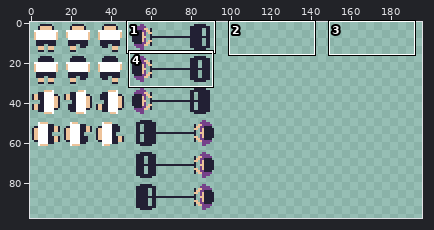
Sprite sheet: game1/resources/spritesheet1.png. Above, an overview of the earlier version with the close-up marked.
Close-up. As it was:
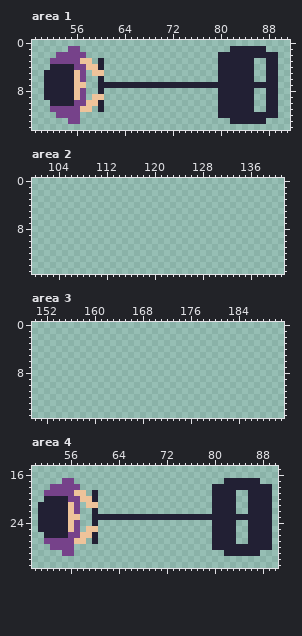
The file is 600x312 pixels. Shown: area 1: x 49..91, y 0..14; area 2: x 100..141, y 0..15; area 3: x 150..191, y 0..15; area 4: x 50..90, y 15..31. The wide view leaves out empty margins. The commit also changed other parts of the picture, which this record leaves out.
Once edited:
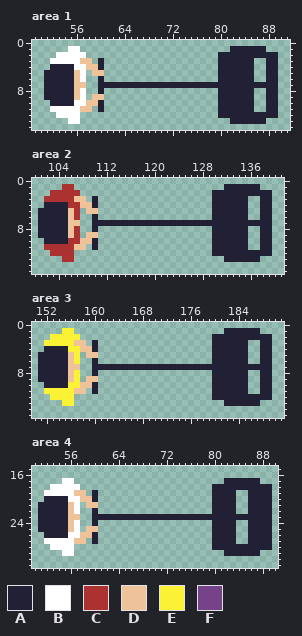
Palette (. is transparent): A #222034  B #ffffff  C #ac3232  D #eec39a  E #fbf236  F #76428a
The edit:
--- area 1
@@ x 50..59 @@
  0 ..........
- 1 .....FF...
- 2 ...FFFFF..
- 3 ..FFFFFDD.
- 4 ..AAAAFFDD
- 5 .AAAAADF.D
- 6 .AAAAADF..
+ 1 .....BB...
+ 2 ...BBBBB..
+ 3 ..BBBBBDD.
+ 4 ..AAAABBDD
+ 5 .AAAAADB.D
+ 6 .AAAAADB..
  7 .AAAAADD..
- 8 .AAAAADF..
- 9 .AAAAADF.D
-10 ..AAAAFFDD
-11 ..FFFFFDD.
-12 ...FFFF...
-13 .....FF...
+ 8 .AAAAADB..
+ 9 .AAAAADB.D
+10 ..AAAABBDD
+11 ..BBBBBDD.
+12 ...BBBB...
+13 .....BB...
 14 ..........
--- area 2
@@ x 100..141 @@
  0 ..........................................
- 1 ..........................................
- 2 ..........................................
- 3 ..........................................
- 4 ..........................................
- 5 ..........................................
- 6 ..........................................
- 7 ..........................................
- 8 ..........................................
- 9 ..........................................
-10 ..........................................
-11 ..........................................
-12 ..........................................
-13 ..........................................
+ 1 .....CC.........................AAAAAA....
+ 2 ...CCCCC......................AAAAAAAAAA..
+ 3 ..CCCCCDD.A...................AAAAAA..AA..
+ 4 ..AAAACCDDA...................AAAAAA..AA..
+ 5 .AAAAADC.DD...................AAAAAA..AA..
+ 6 .AAAAADC..A...................AAAAAA..AA..
+ 7 .AAAAADD..AAAAAAAAAAAAAAAAAAAAAAAAAAAAAA..
+ 8 .AAAAADC..A...................AAAAAA..AA..
+ 9 .AAAAADC.DD...................AAAAAA..AA..
+10 ..AAAACCDDA...................AAAAAA..AA..
+11 ..CCCCCDD.A...................AAAAAA..AA..
+12 ...CCCC.......................AAAAAAAAAA..
+13 .....CC.........................AAAAAA....
 14 ..........................................
--- area 3
@@ x 150..191 @@
  0 ..........................................
- 1 ..........................................
- 2 ..........................................
- 3 ..........................................
- 4 ..........................................
- 5 ..........................................
- 6 ..........................................
- 7 ..........................................
- 8 ..........................................
- 9 ..........................................
-10 ..........................................
-11 ..........................................
-12 ..........................................
-13 ..........................................
+ 1 .....EE.........................AAAAAA....
+ 2 ...EEEEE......................AAAAAAAAAA..
+ 3 ..EEEEEDD.A...................AAAAAA..AA..
+ 4 ..AAAAEEDDA...................AAAAAA..AA..
+ 5 .AAAAADE.DD...................AAAAAA..AA..
+ 6 .AAAAADE..A...................AAAAAA..AA..
+ 7 .AAAAADD..AAAAAAAAAAAAAAAAAAAAAAAAAAAAAA..
+ 8 .AAAAADE..A...................AAAAAA..AA..
+ 9 .AAAAADE.DD...................AAAAAA..AA..
+10 ..AAAAEEDDA...................AAAAAA..AA..
+11 ..EEEEEDD.A...................AAAAAA..AA..
+12 ...EEEE.......................AAAAAAAAAA..
+13 .....EE.........................AAAAAA....
 14 ..........................................
--- area 4
@@ x 50..59 @@
 16 ..........
-17 .....FF...
-18 ...FFFFF..
-19 ..FFFFFDD.
-20 ..AAAAFFDD
-21 .AAAAADF.D
-22 .AAAAADF..
+17 .....BB...
+18 ...BBBBB..
+19 ..BBBBBDD.
+20 ..AAAABBDD
+21 .AAAAADB.D
+22 .AAAAADB..
 23 .AAAAADD..
-24 .AAAAADF..
-25 .AAAAADF.D
-26 ..AAAAFFDD
-27 ..FFFFFDD.
-28 ...FFFF...
-29 .....FF...
+24 .AAAAADB..
+25 .AAAAADB.D
+26 ..AAAABBDD
+27 ..BBBBBDD.
+28 ...BBBB...
+29 .....BB...
 30 ..........
